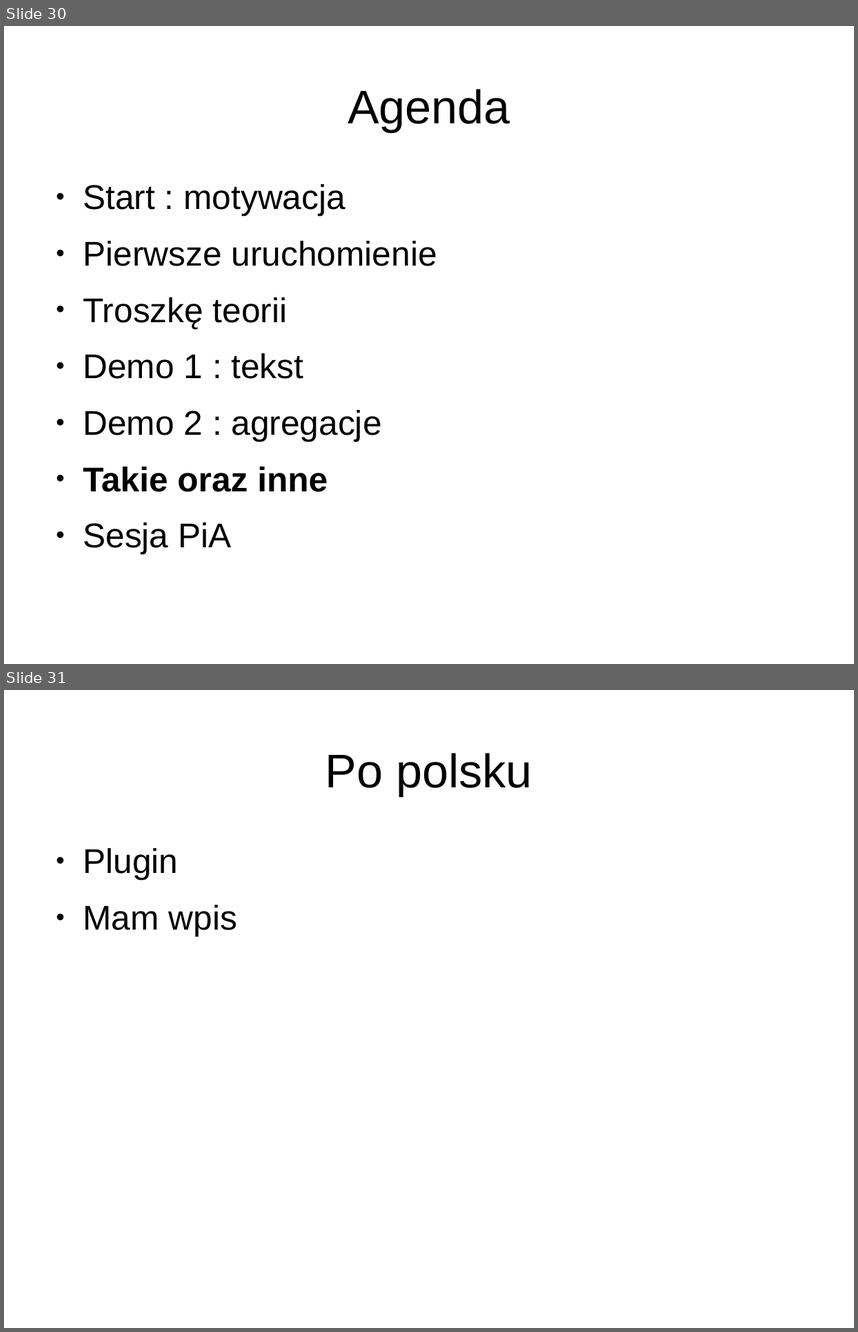
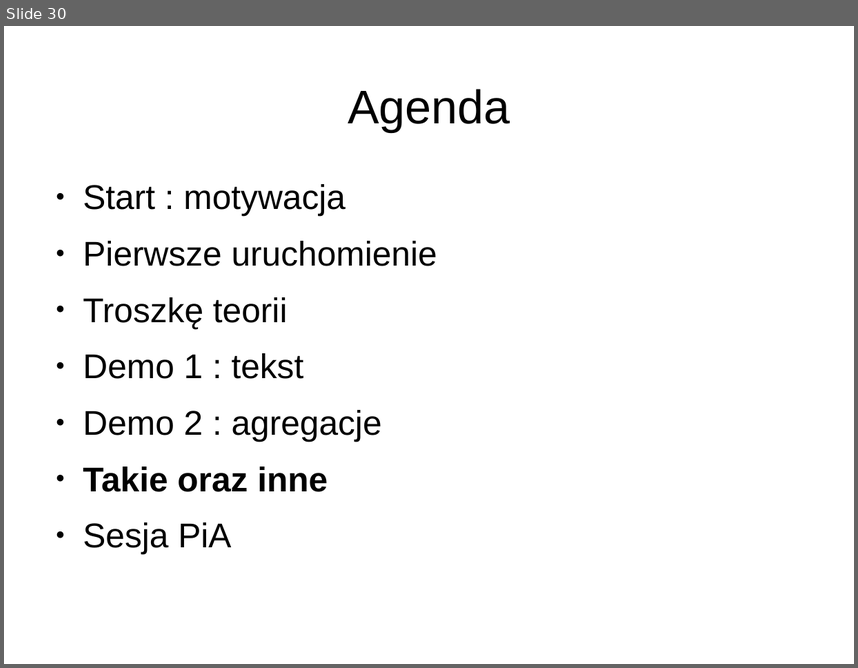
Before and after one commit to lukaszkuczynski/nieszukaj, a slide deck: znajduj.odp. Shown one above the other, each under a label of ours: slides 30 and 31 before the commit, slide 30 after it. The pictures are 858x1332 and 858x668 pixels, drawn with LibreOffice and Linux fonts; fonts in the diff are those of the drawing. Boxes give left, top, right and bottom in pixels: in the first picture for what was removed or moved away, otherwise in the second. Text is boxed around its words. In the diff, an @@ line names an element or a change of style, - is before the commit and + after.

```diff
--- a/znajduj.odp
+++ b/znajduj.odp
@@ slide 31 removed at [4,690,854,1328], background #FFFFFF @@
@@ title removed at [326,753,532,796] @@
-Po polsku
@@ text removed at [83,848,237,936] @@
-● Plugin
-● Mam wpis
```
Also in this commit, not shown: 2 slides changed, 1 slide added, 2 other files.
